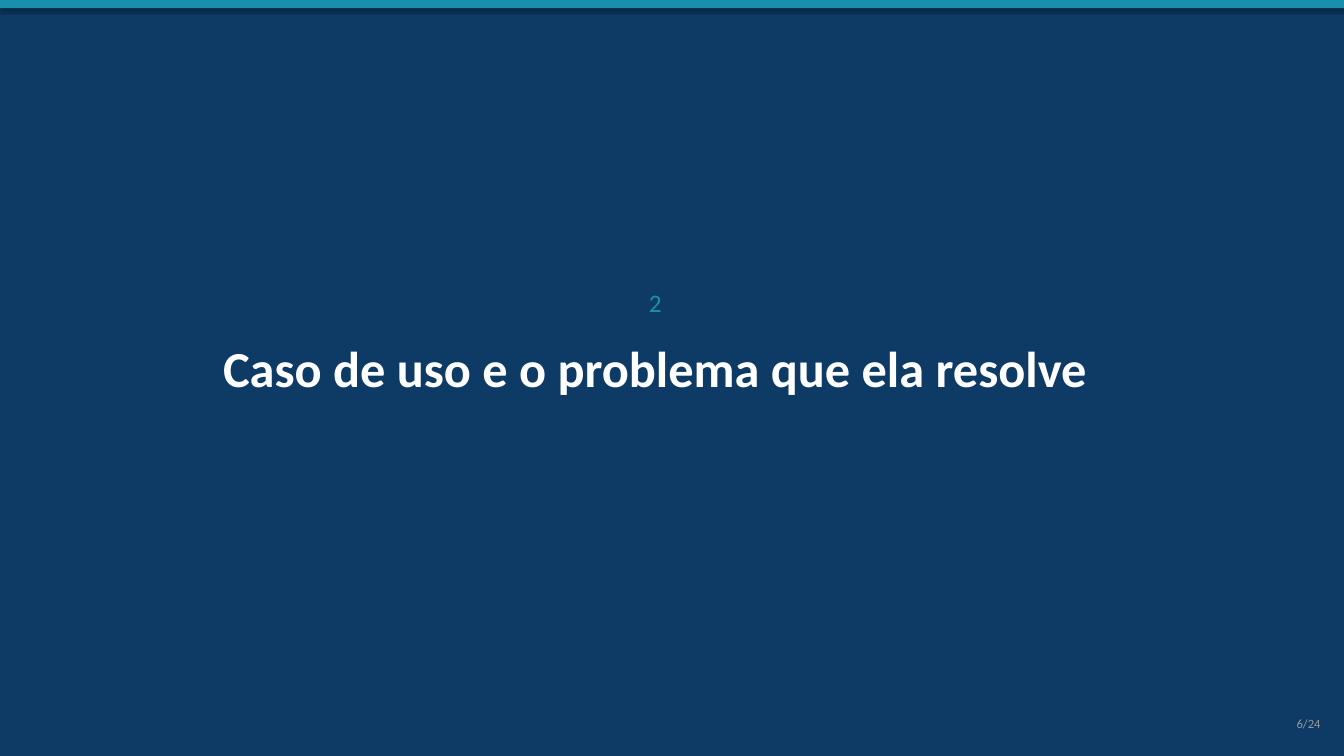
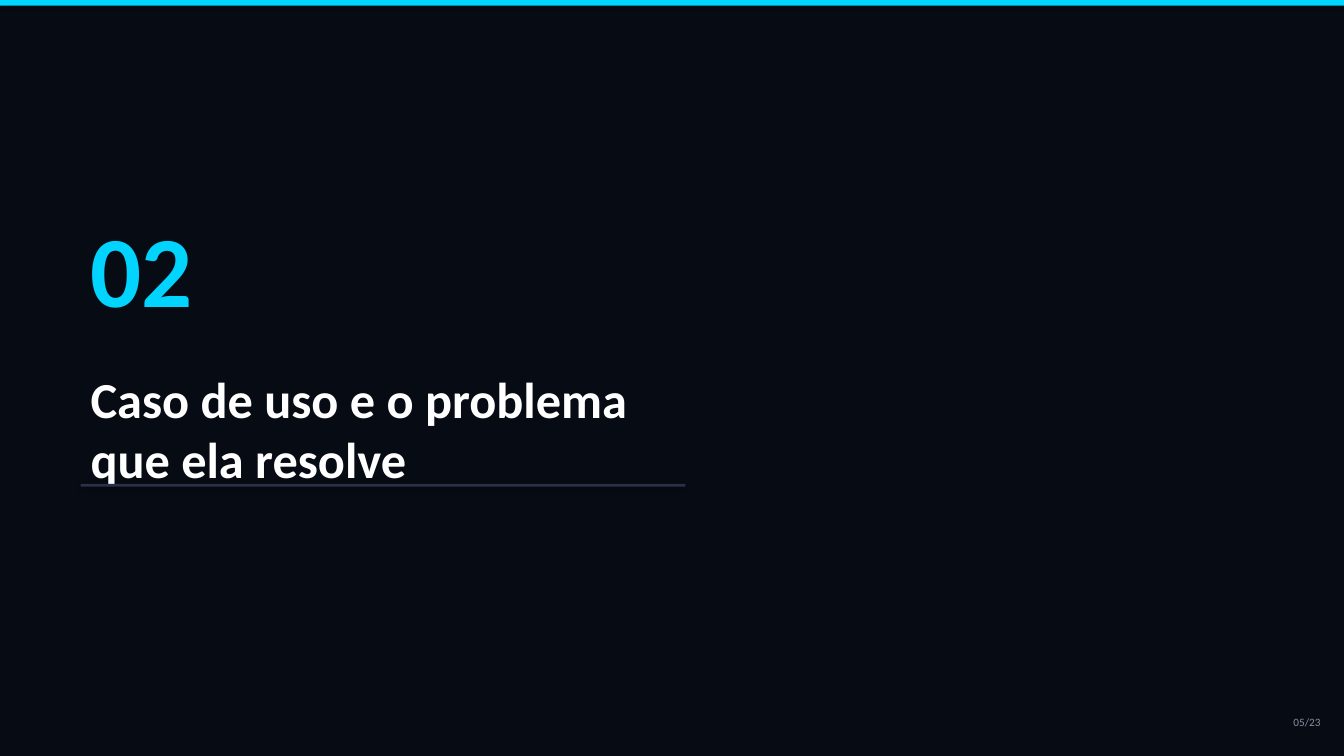
Before and after one commit to marcos2872/ia-observability, a slide deck: slide 5 of docs/workshop-observabilidade-ia.pptx (slide 6 before the commit). Drawn at 1344x756 pixels with LibreOffice and Linux fonts; fonts in the diff are those of the drawing. Boxes give left, top, right and bottom in pixels: in the first picture for what was removed or moved away, otherwise in the second. Text is boxed around its words. In the diff, an @@ line names an element or a change of style, - is before the commit and + after.

Commit message:
feat: redesign PPTX with futuristic dark theme and cover image
- Full-bleed cover image (Gemini_Generated_Image) with dark overlay
- Neon cyber palette: cyan, purple, mint, pink on deep navy bg
- Dark cards with left accent bars (glassmorphism-inspired)
- Section slides with large numbers and decorative lines
- 23 slides total (roteiro slide removed)
- All content slides: dark background, code blocks in monospace,
  tables with alternating dark rows, numbered steps
- Script refactored with helpers: _card, _section_number, _alpha (XML transparency)

```diff
--- a/docs/workshop-observabilidade-ia.pptx
+++ b/docs/workshop-observabilidade-ia.pptx
@@ background #0D3B66 to #070B14 @@
@@ rectangle at bbox=[0, 0, 1344, 6]: fill #1A8FAD to #00D4FF @@
@@ text added at bbox=[91, 241, 193, 308], 72 pt, text #00D4FF, bold @@
+02
@@ text removed at bbox=[649, 296, 662, 312] @@
-2
@@ text "Caso de uso e o ...": place and size @@
-text "Caso de uso e o ..." at bbox=[223, 351, 1087, 395]
+text "Caso de uso e o ..." at bbox=[91, 382, 627, 486]
@@ text "Caso de uso e o ..." at bbox=[91, 382, 627, 486]: alignment centre to left @@
@@ rectangle added at bbox=[81, 484, 686, 487], fill #2A3048 @@
@@ text at bbox=[1293, 718, 1320, 726]: text changed; size 9 to 8 pt; text colour #999999 to #8B8F9E @@
-6/24
+05/23
```
Also in this commit, not shown: 20 other slides changed, 2 slides added, 3 slides removed, 1 other file.
